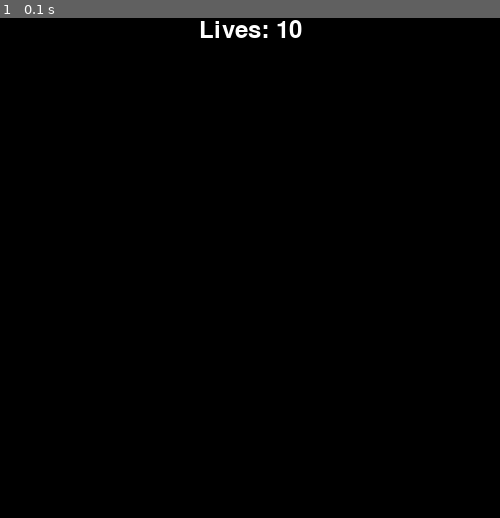
Above: before the commit, frame 1.
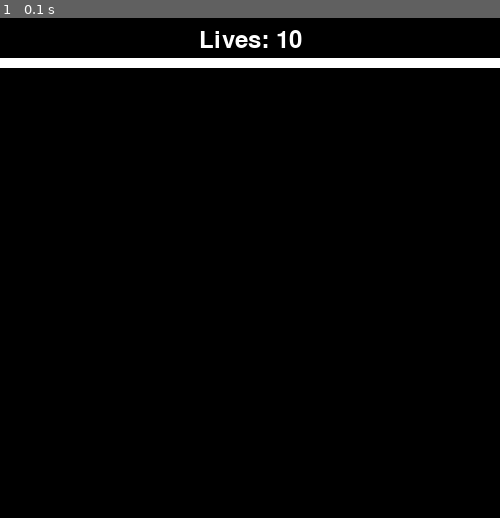
Above: after the commit, the same moment.

Repository: rabramley/pygames
Game: pygame game, started from pong.py
Two runs of this game, one before a commit and one after it. Both use one fixed random seed, a clock stepped at 60 frames per second and the inputs below.
Inputs:
- Up to frame 1 (0.1 s): no input

The runs differ from the first frame. In frame 1, 2.5% of the frame differs, in the area x 0-100%, y 0-10%.

Commit message:
Top wall

Diff:
--- a/pong.py
+++ b/pong.py
@@ -3,30 +3,50 @@
 # Import and initialize the pygame library
 import pygame
 
+SCREEN_WIDTH = 500
+SCREEN_HEIGHT = 500
+
+WALL_WIDTH = 10
+
+WALL_COLOR = (255, 255, 255)
+TEXT_COLOR = (255, 255, 255)
+BACKGROUND_COLOR = (0, 0, 0)
+
+walls = pygame.sprite.Group()
+
+class Wall(pygame.sprite.Sprite):
+
+    def __init__(self, width, height, left, top):
+       pygame.sprite.Sprite.__init__(self, walls)
+
+       self.image = pygame.Surface([width, height])
+       self.image.fill(WALL_COLOR)
+
+       self.rect = self.image.get_rect()
+       self.rect.x = left
+       self.rect.y = top
+
+
 def display_lives (screen, lives):
     font = pygame.font.Font(None, 36)
-    text = font.render(f'Lives: {lives}', 1, (255, 255, 255))
+    text = font.render(f'Lives: {lives}', 1, TEXT_COLOR)
     textpos = text.get_rect()
     textpos.centerx = screen.get_rect().centerx
+    textpos.y = 10
     screen.blit(text, textpos)
 
 
 pygame.init()
 
-SCREEN_WIDTH = 500
-SCREEN_HEIGHT = 500
 
 lives = 10
+top_wall = Wall(SCREEN_WIDTH, WALL_WIDTH, 0, 40)
 
 # Set up the drawing window
 screen = pygame.display.set_mode([SCREEN_WIDTH, SCREEN_HEIGHT])
 
 # Run until the user asks to quit
 running = True
-
-BACKGROUND_COLOR = (0, 0, 0)
-
-display_items = []
 
 clock = pygame.time.Clock()
 
@@ -43,10 +63,7 @@
     background = background.convert()
     background.fill(BACKGROUND_COLOR)
 
-    # Draw a solid blue circle in the center
-    for i in display_items:
-        i.draw(background)
-
+    walls.draw(background)
     display_lives(background, lives)
 
     screen.blit(background, (0, 0))
